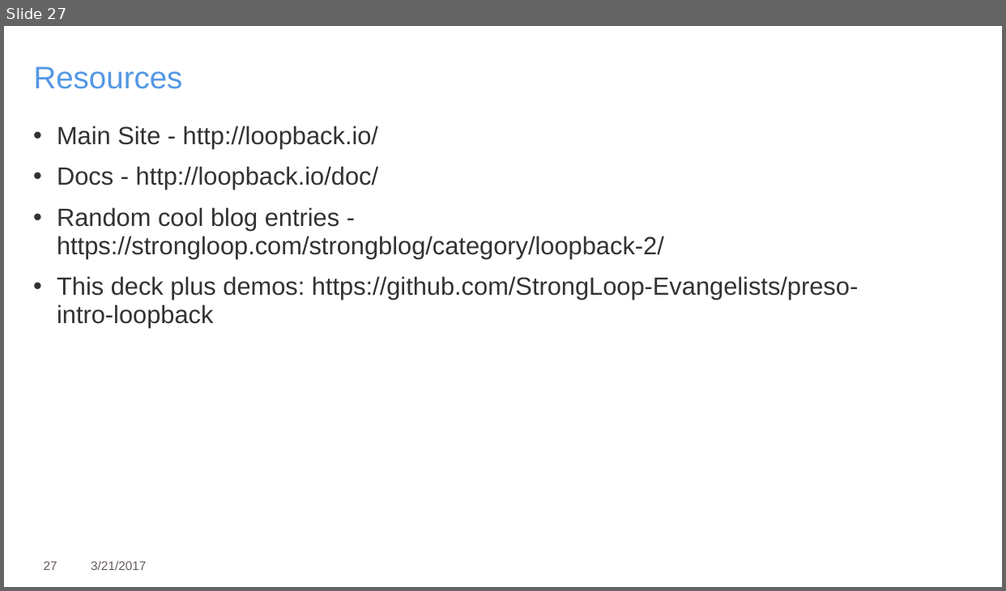
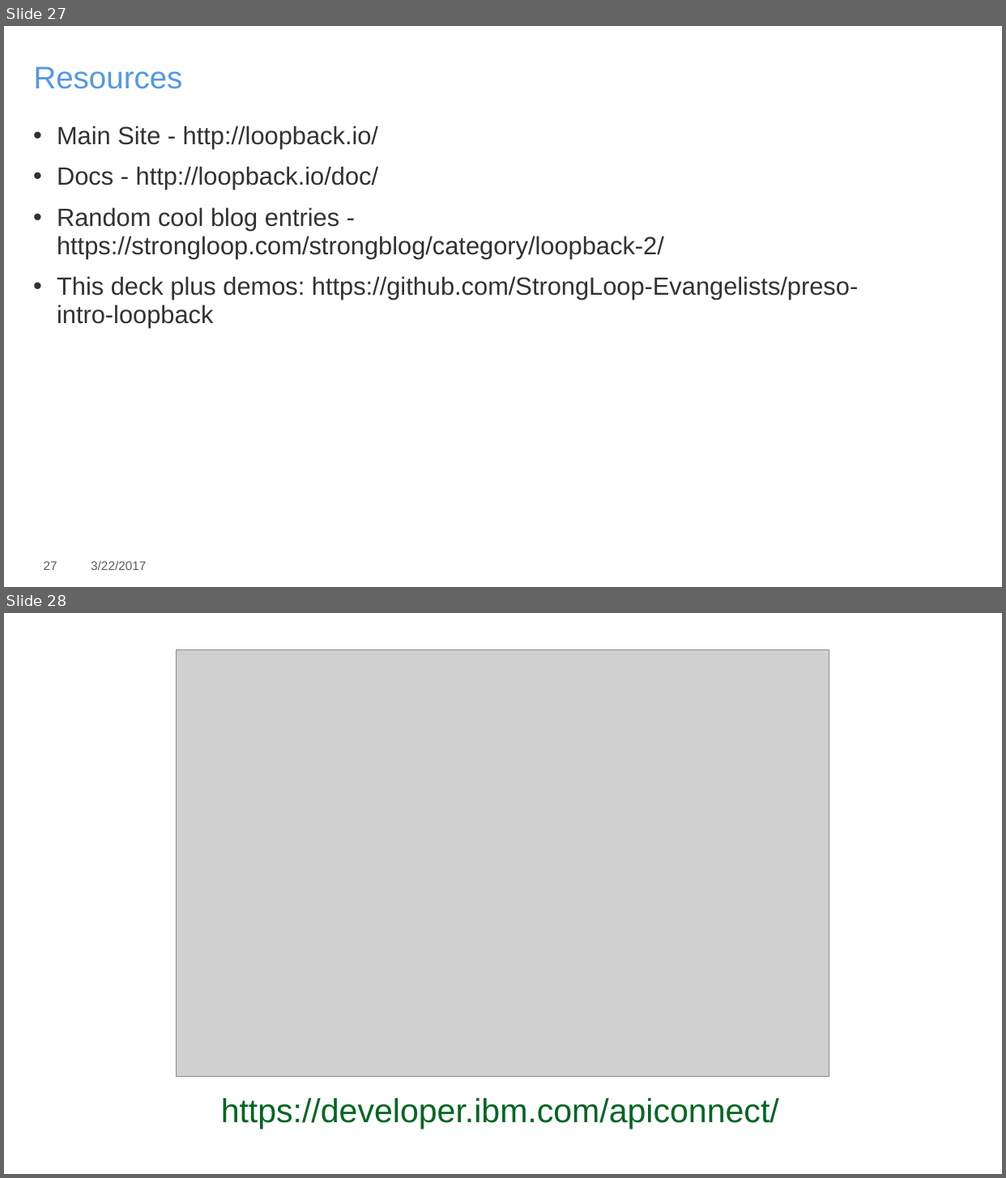
Before and after one commit to StrongLoop-Evangelists/pres-intro-loopback, a slide deck: intro to loopback.pptx. Shown one above the other, each under a label of ours: slide 27 before the commit, slides 27 and 28 after it. The pictures are 1006x591 and 1006x1178 pixels, drawn with LibreOffice and Linux fonts; fonts in the diff are those of the drawing; grey boxes stand for pictures. Boxes give left, top, right and bottom in pixels: in the first picture for what was removed or moved away, otherwise in the second. Text is boxed around its words. In the diff, an @@ line names an element or a change of style, - is before the commit and + after.

```diff
--- a/intro to loopback.pptx
+++ b/intro to loopback.pptx
@@ slide 28 added at <box>4,613,1002,1174</box>, background #FFFFFF @@
@@ picture added at <box>177,649,829,1077</box> @@
@@ text added at <box>221,1098,779,1129</box>, 32 pt, text #006621 @@
+https://developer.ibm.com/apiconnect/
@@ slide 27 changed as well @@
@@ text at <box>91,561,146,570</box>: text changed @@
-3/21/2017
+3/22/2017
```
Also in this commit, not shown: 30 other slides changed, 1 other file.
